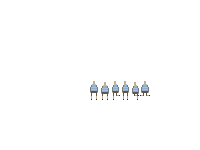
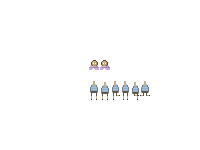
The second w=200, h=150 image is a revision of the first. Changes to its layers:
painted on "head" over [89, 60, 110, 70]
